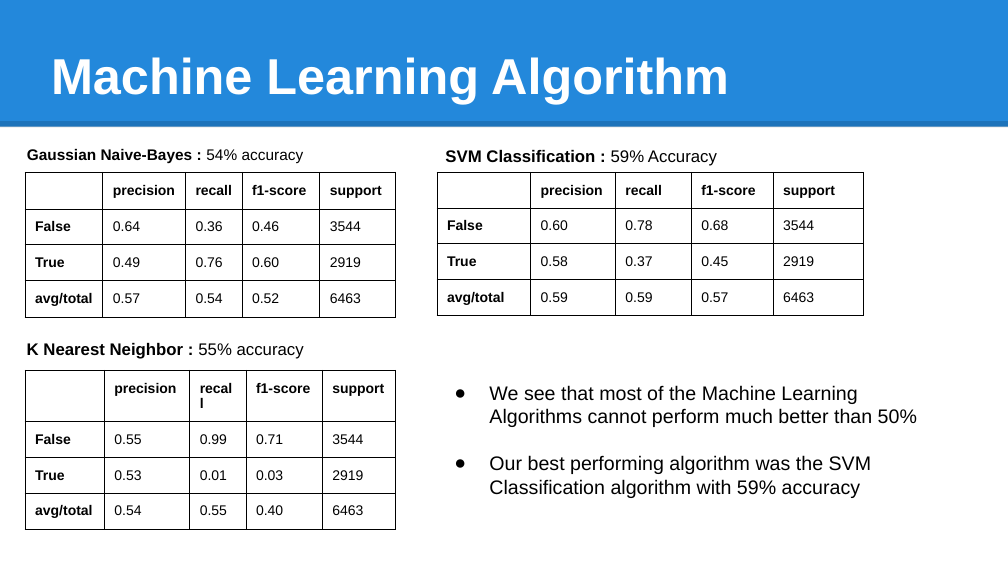
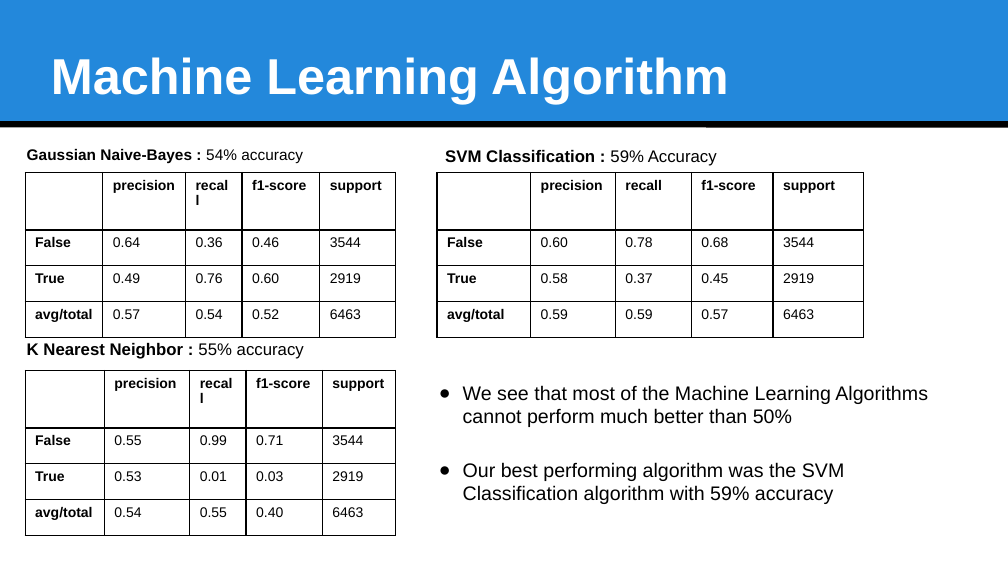
Before and after one commit to ojmhetar/CMDA3764-Final-Project, a slide deck: slide 10 of CMDA Team08 - Olympic Athletes and Age.pptx. Drawn at 1008x567 pixels with LibreOffice and Linux fonts; fonts in the diff are those of the drawing. Boxes give left, top, right and bottom in pixels: in the first picture for what was removed or moved away, otherwise in the second. Text is boxed around its words. In the diff, an @@ line names an element or a change of style, - is before the commit and + after.

```diff
--- a/CMDA Team08 - Olympic Athletes and Age.pptx
+++ b/CMDA Team08 - Olympic Athletes and Age.pptx
@@ line (0, 124) - (1008, 124): stroke #000000 4.5 pt to #000000 4.51 pt @@
@@ line spacing 1.16 to 1.15 in 3 elements at (27, 343, 304, 359), (27, 149, 303, 164), (445, 150, 717, 166) @@
@@ table at (25, 172, 395, 326) @@
@@ borders changed @@
@@ table at (437, 172, 864, 326) @@
@@ borders changed @@
@@ table at (25, 370, 397, 524) @@
@@ borders changed @@
@@ text "We see that most of ..." at (463, 385, 928, 504): indent changed @@
```
Also in this commit, not shown: 11 other slides changed, 1 other file.
